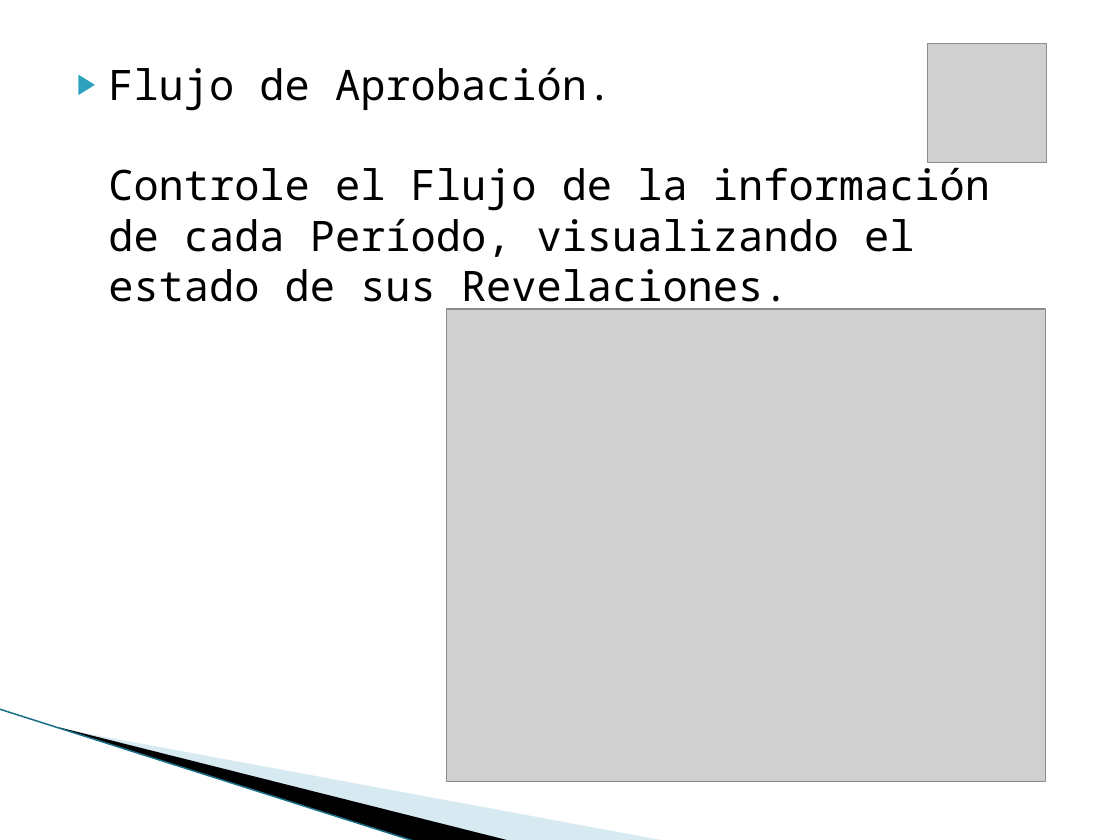
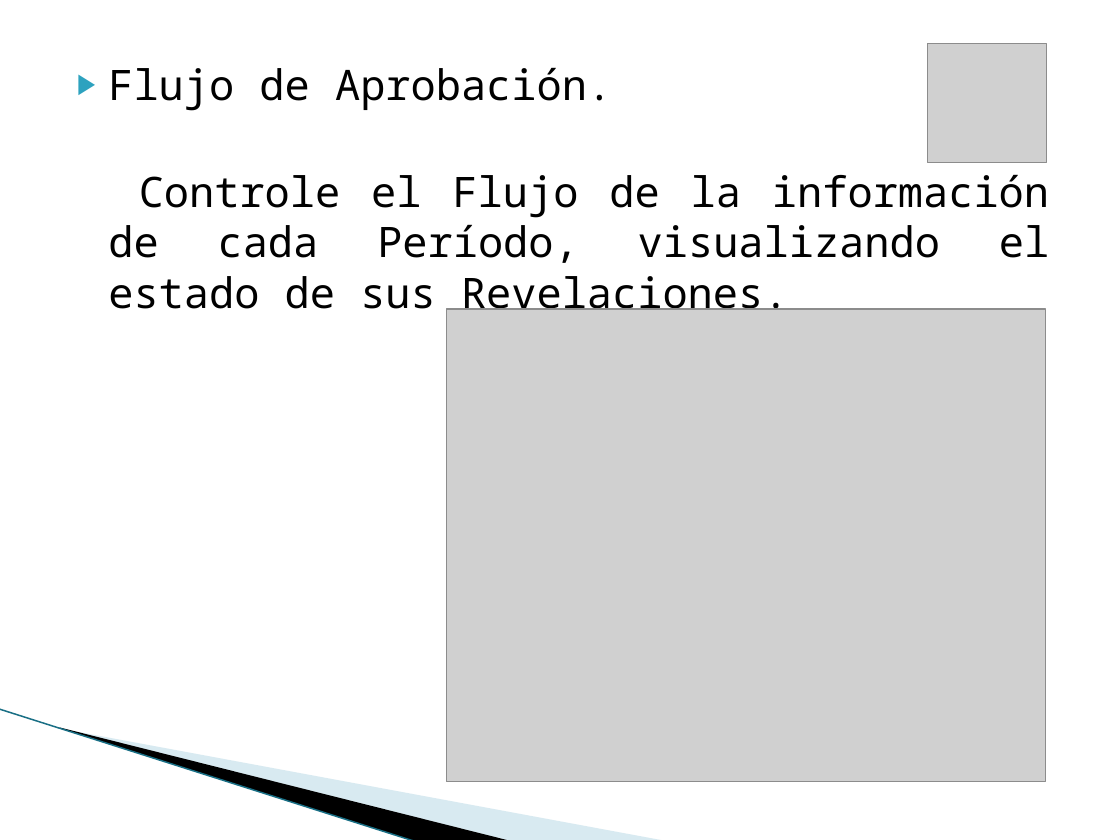
Before and after one commit to vicky1404/rev-ii, a slide deck: slide 14 of docs/comercial/brochure.pptx. Drawn at 1120x840 pixels with LibreOffice and Linux fonts; fonts in the diff are those of the drawing; grey boxes stand for pictures; background and template pictures are left out. Boxes give left, top, right and bottom in pixels: in the first picture for what was removed or moved away, otherwise in the second. Text is boxed around its words. In the diff, an @@ line names an element or a change of style, - is before the commit and + after.

```diff
--- a/docs/comercial/brochure.pptx
+++ b/docs/comercial/brochure.pptx
@@ text at box(108, 67, 1049, 319): text changed @@
-▶ Flujo de Aprobación.
-  Controle el Flujo de la información de cada Período, visualizando el estado de sus Revelaciones.
+▶ Flujo de Aprobación.
+Controle el Flujo de la información de cada Período, visualizando el estado de sus Revelaciones.
```
Also in this commit, not shown: 3 other slides changed.
